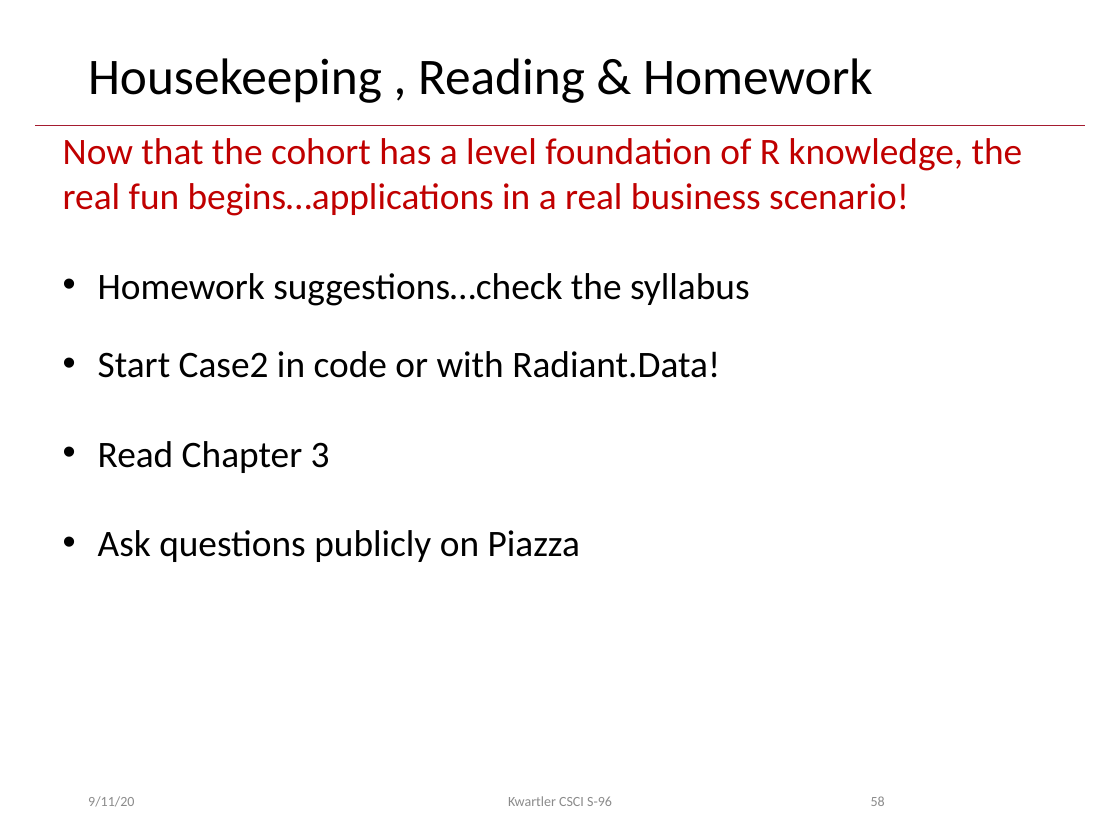
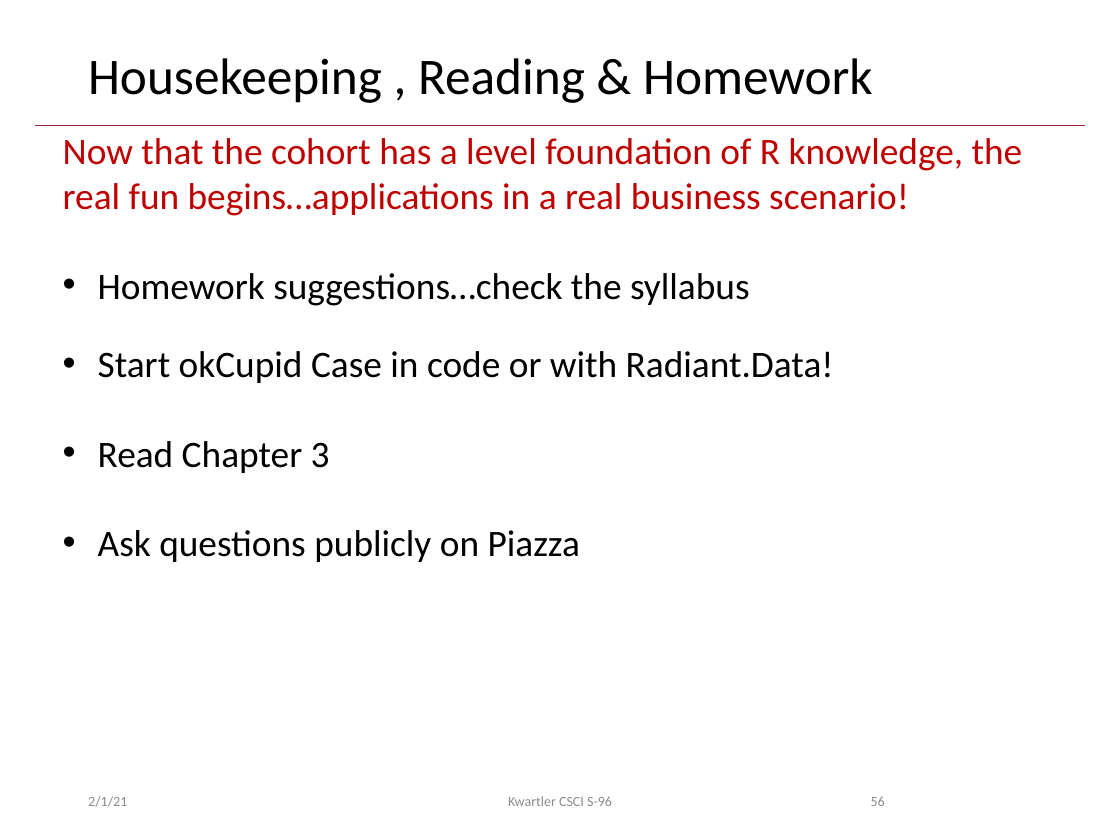
Before and after one commit to kwartler/Harvard_DataMining_Business_Student, a slide deck: slide 56 of Lessons/B_IntroToDM_EDA/IntroToDM_EDA.pptx (slide 58 before the commit). Drawn at 1120x840 pixels with LibreOffice and Linux fonts; fonts in the diff are those of the drawing; background and template pictures are left out. Boxes give left, top, right and bottom in pixels: in the first picture for what was removed or moved away, otherwise in the second. Text is boxed around its words. In the diff, an @@ line names an element or a change of style, - is before the commit and + after.

```diff
--- a/Lessons/B_IntroToDM_EDA/IntroToDM_EDA.pptx
+++ b/Lessons/B_IntroToDM_EDA/IntroToDM_EDA.pptx
@@ text at bbox=[98, 351, 834, 383]: text changed @@
-• Start Case2 in code or with Radiant.Data!
+• Start okCupid Case in code or with Radiant.Data!
@@ text at bbox=[88, 796, 127, 807]: text changed @@
-9/11/20
+2/1/21
```
Also in this commit, not shown: 55 other slides changed, 2 slides removed, 1 other file.
